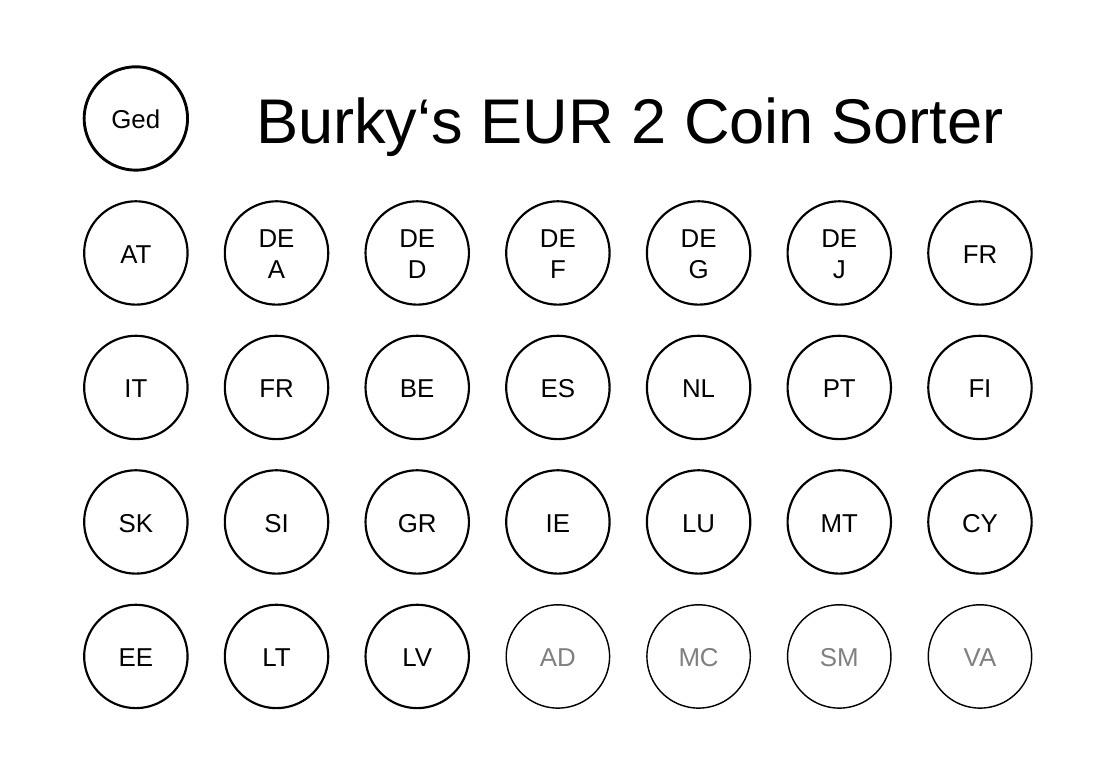
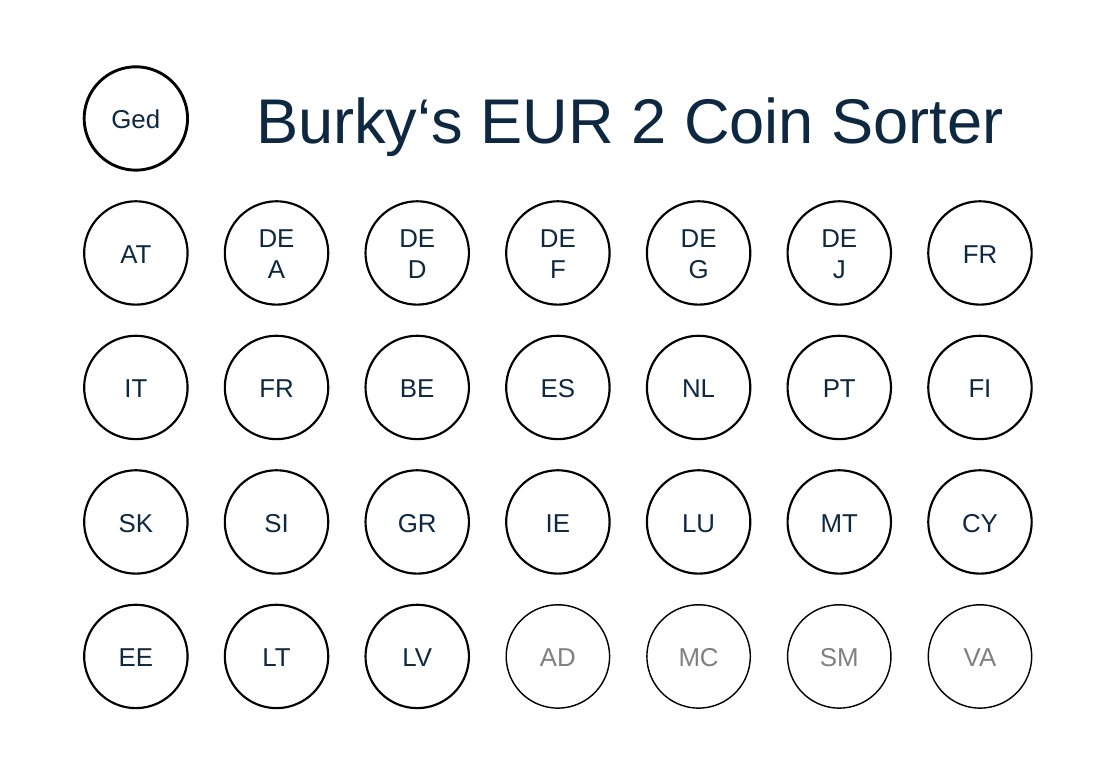
Before and after one commit to BurkyVIE/EUR2Coins, a slide deck: slide 1 of coin sort pad.pptx. Drawn at 1120x775 pixels with LibreOffice and Linux fonts; fonts in the diff are those of the drawing; background and template pictures are left out. Boxes give left, top, right and bottom in pixels: in the first picture for what was removed or moved away, otherwise in the second. Text is boxed around its words. In the diff, an @@ line names an element or a change of style, - is before the commit and + after.

```diff
--- a/coin sort pad.pptx
+++ b/coin sort pad.pptx
@@ text colour #000000 to #0E2841 in 26 elements at [84, 202, 187, 305], [225, 202, 329, 305], [366, 202, 470, 305], [507, 202, 610, 305], [647, 202, 751, 305], [788, 202, 891, 305], [929, 202, 1032, 305], [84, 336, 187, 440], [225, 336, 329, 440], [366, 336, 470, 440], [507, 336, 610, 440], [647, 336, 751, 440], [788, 336, 891, 440], [929, 336, 1032, 440], [84, 471, 187, 574], [225, 471, 329, 574], [366, 471, 470, 574], [507, 471, 610, 574], [647, 471, 751, 574], [788, 471, 891, 574], [929, 471, 1032, 574], [84, 605, 187, 708], [225, 605, 329, 708], [366, 605, 470, 708], [84, 67, 187, 171], [256, 97, 1003, 154] @@
```
